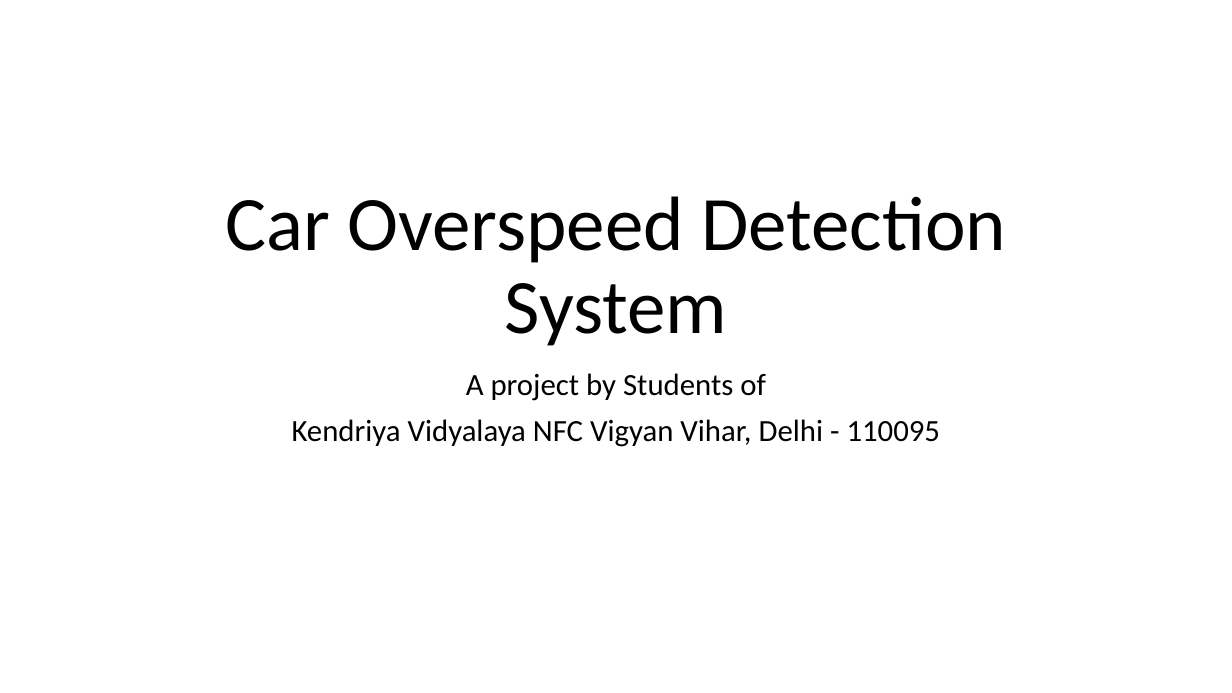
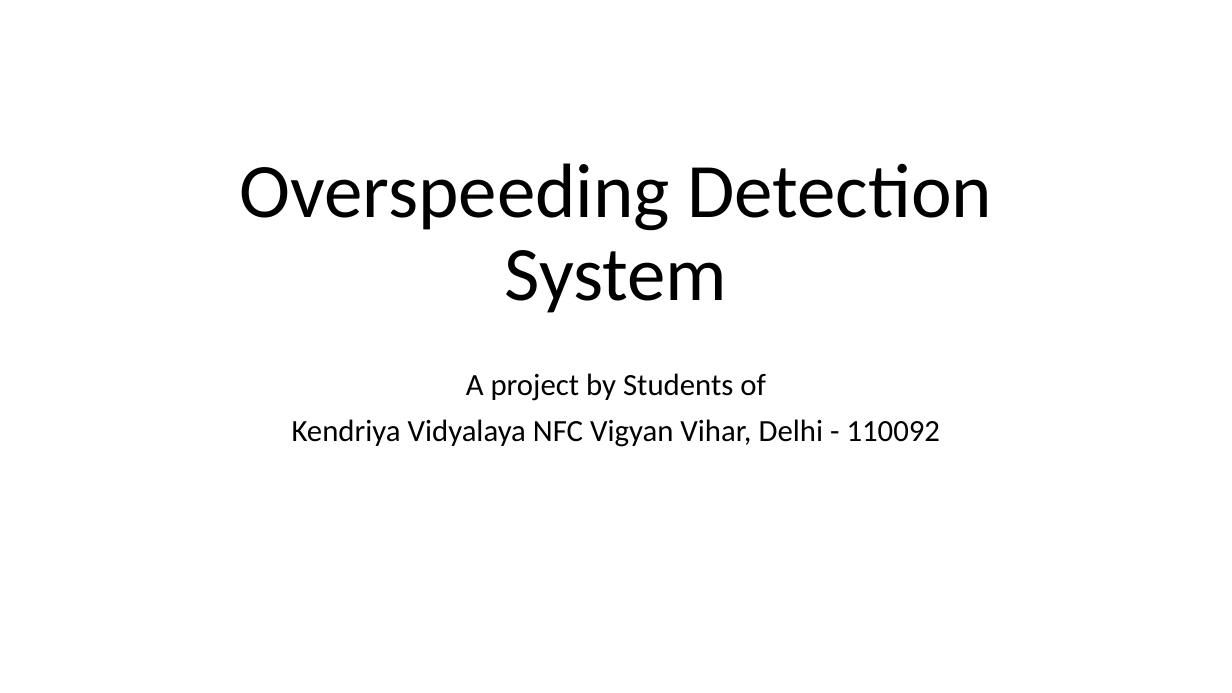
Before and after one commit to natyavidhan/jnnsmee-2023, a slide deck: slide 1 of Car Overspeed Detection System.pptx. Drawn at 1232x693 pixels with LibreOffice and Linux fonts; fonts in the diff are those of the drawing; background and template pictures are left out. Boxes give left, top, right and bottom in pixels: in the first picture for what was removed or moved away, otherwise in the second. Text is boxed around its words. In the diff, an @@ line names an element or a change of style, - is before the commit and + after.

```diff
--- a/Car Overspeed Detection System.pptx
+++ b/Car Overspeed Detection System.pptx
@@ title "Overspeeding Detection System" at [239, 163, 992, 313]: vertical alignment bottom to middle @@
@@ title at [239, 163, 992, 313]: text changed @@
-Car Overspeed Detection System
+Overspeeding Detection System
@@ subtitle at [292, 419, 941, 447]: text changed @@
-Kendriya Vidyalaya NFC Vigyan Vihar, Delhi - 110095
+Kendriya Vidyalaya NFC Vigyan Vihar, Delhi - 110092
```
Also in this commit, not shown: 2 other files.
